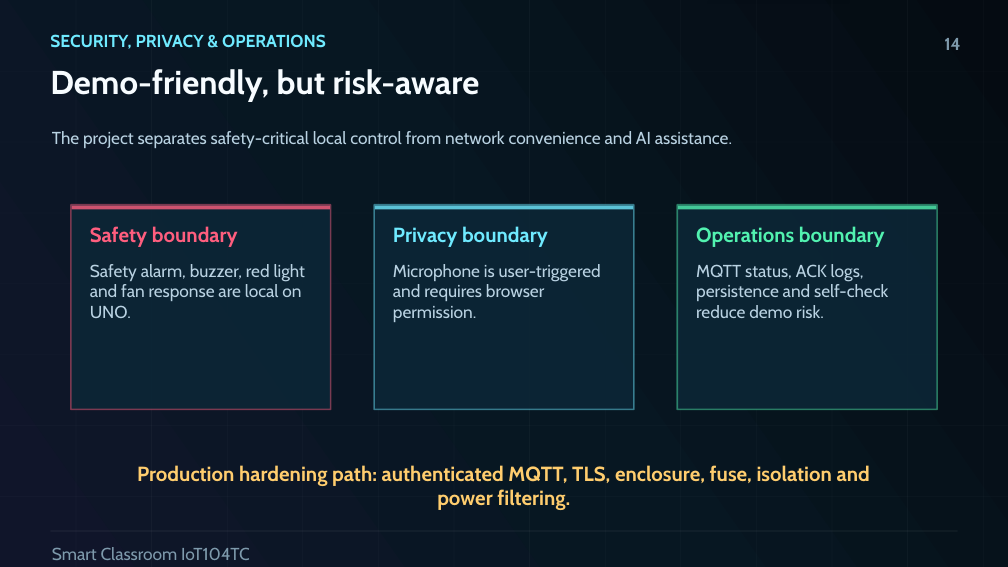
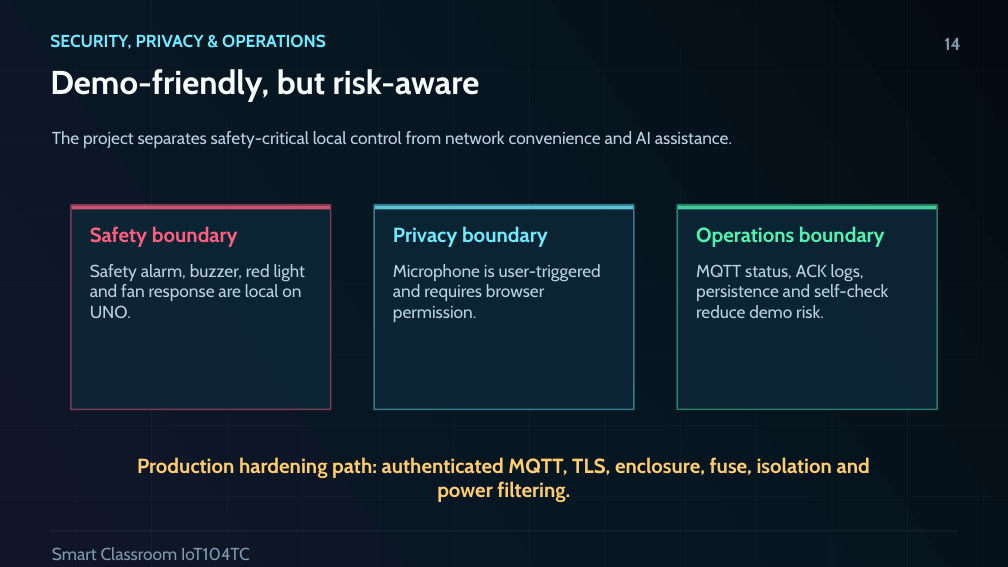
Before and after one commit to 3351666087/desktop-tutorial, a slide deck: slide 14 of docs/presentation/SmartClassroom_IoT104TC_Demo.pptx. Drawn at 1008x567 pixels with LibreOffice and Linux fonts; fonts in the diff are those of the drawing. Boxes give left, top, right and bottom in pixels: in the first picture for what was removed or moved away, otherwise in the second. Text is boxed around its words. In the diff, an @@ line names an element or a change of style, - is before the commit and + after.

Commit message:
Add PPT layout QA to delivery self-check

```diff
--- a/docs/presentation/SmartClassroom_IoT104TC_Demo.pptx
+++ b/docs/presentation/SmartClassroom_IoT104TC_Demo.pptx
@@ text "Production hardening path: authenticated MQTT, ...": place and size @@
-text "Production hardening path: authenticated MQTT, ..." at box(137, 465, 870, 510)
+text "Production hardening path: authenticated MQTT, ..." at box(137, 457, 870, 502)
```
Also in this commit, not shown: 15 other slides changed, 18 other files.
